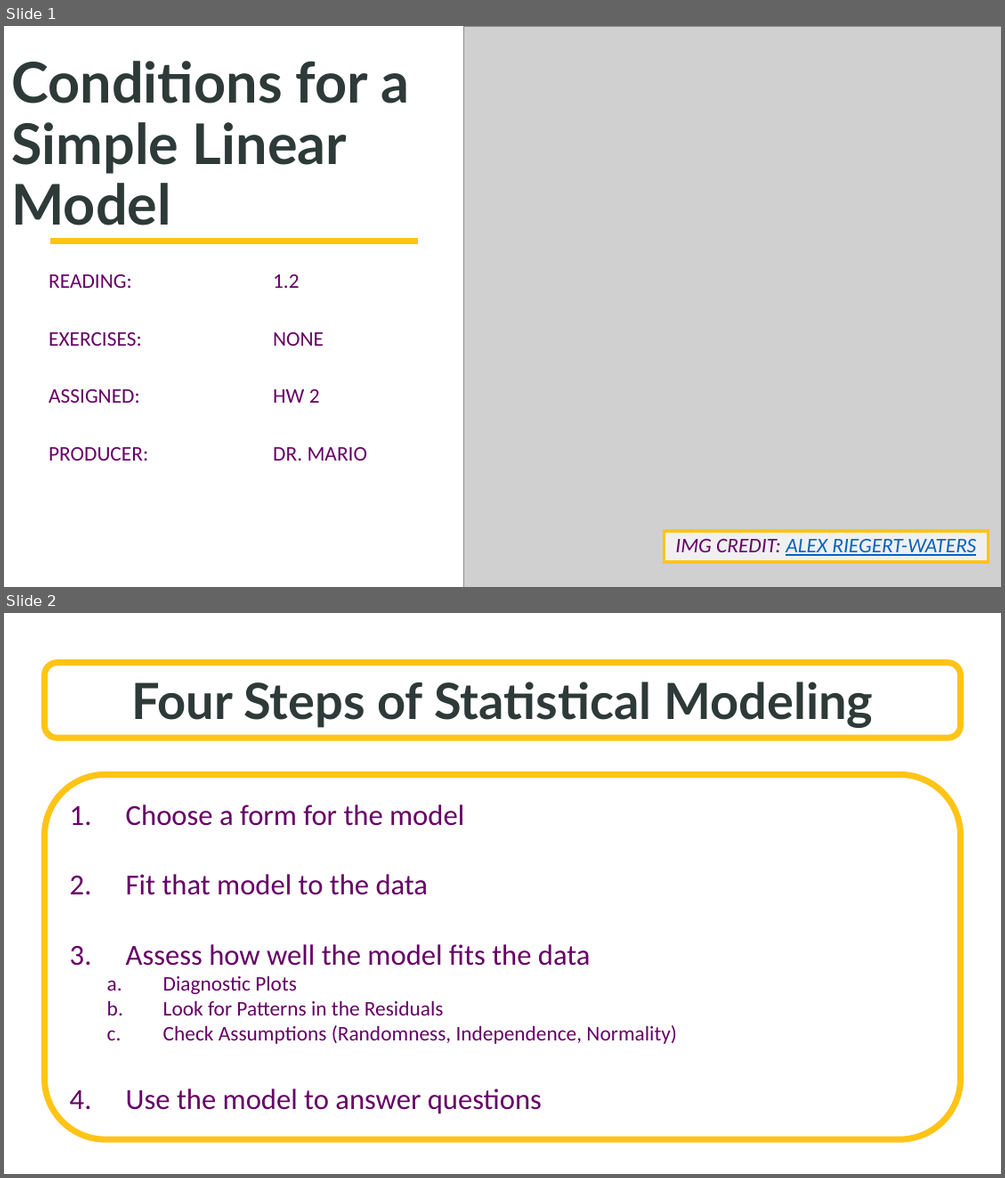
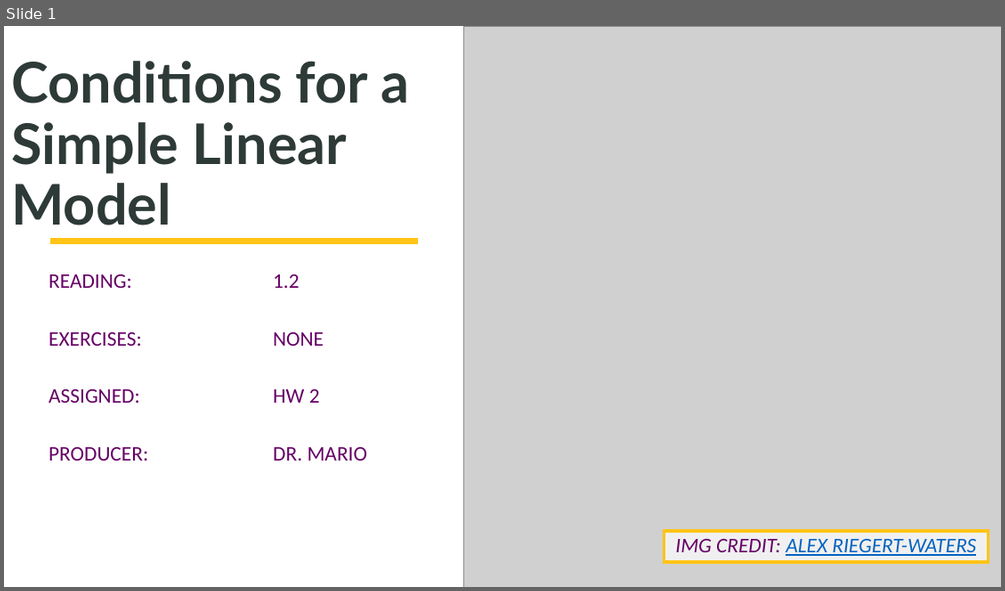
Before and after one commit to SuperMarioGiacomazzo/STOR455_WEBSITE, a slide deck: Lectures/4 - Conditions for a Simple Linear Model.pptx. Shown one above the other, each under a label of ours: slides 1 and 2 before the commit, slide 1 after it. The pictures are 1005x1178 and 1005x591 pixels, drawn with LibreOffice and Linux fonts; fonts in the diff are those of the drawing; grey boxes stand for pictures; background and template pictures are left out. Boxes give left, top, right and bottom in pixels: in the first picture for what was removed or moved away, otherwise in the second. Text is boxed around its words. In the diff, an @@ line names an element or a change of style, - is before the commit and + after.

```diff
--- a/Lectures/4 - Conditions for a Simple Linear Model.pptx
+++ b/Lectures/4 - Conditions for a Simple Linear Model.pptx
@@ slide 2 removed at [4, 613, 1001, 1174], background picture (left out) @@
@@ rounded rectangle removed at [44, 662, 961, 738] @@
-Four Steps of Statistical Modeling
@@ rounded rectangle removed at [44, 774, 961, 1140] @@
-1. Choose a form for the model
-2. Fit that model to the data
-3. Assess how well the model fits the data
-  a. Diagnostic Plots
-  b. Look for Patterns in the Residuals
-  c. Check Assumptions (Randomness, Independence, Normality)
-4. Use the model to answer questions
```
Also in this commit, not shown: 6 slides added, 13 other slides removed, 12 other files.
